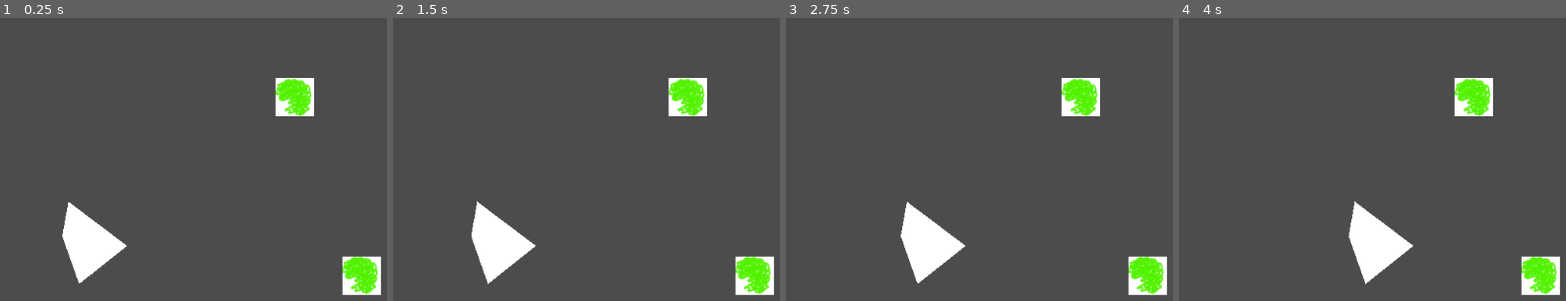
Above: before the commit, frames 1-4 (left to right).
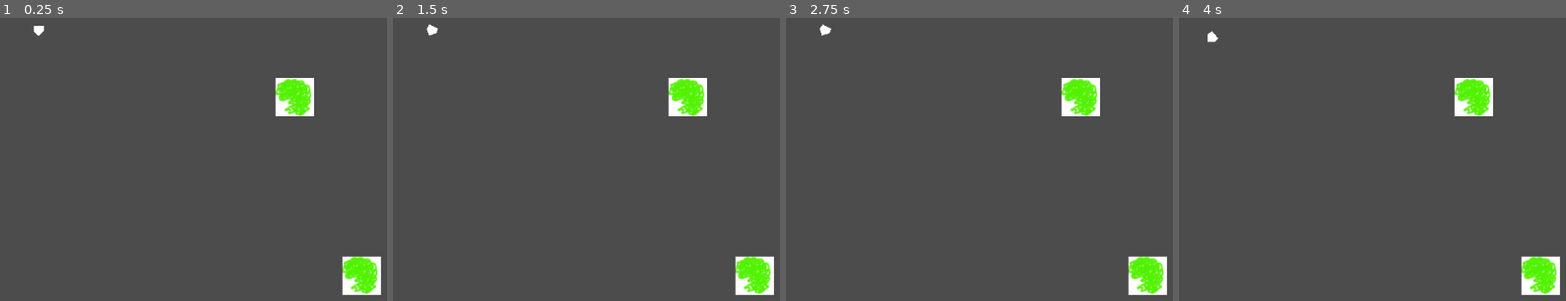
Above: after the commit, the same moments.

Repository: GameDrivenDesign/HareDerLage
Game: Godot game, scene res://game/game.tscn
Two runs of this game, one before a commit and one after it. Both use one fixed random seed, a clock stepped at 60 frames per second and the inputs below.
Inputs:
- Up to frame 1 (0.25 s): no input
- Up to frame 2 (1.5 s): hold D (right) 0.53-1.28 s; hold A (left) from 1.28 s (still down)
- Up to frame 3 (2.75 s): release A (left) at 2.03 s; hold D (right) from 2.03 s (still down)
- Up to frame 4 (4 s): release D (right) at 2.78 s; hold W (up) 2.78-3.53 s; hold A (left) from 3.53 s (still down)

The runs differ from the first frame. In frame 1, 2.5% of the frame differs, in the area x 8-33%, y 2-94%; in frame 2, 2.5%; in frame 3, 2.5%; in frame 4, 2.5%, in the area x 7-61%, y 4-95%.

Commit message:
add spaceship to game scene

Diff:
--- a/game/game.tscn
+++ b/game/game.tscn
@@ -1,14 +1,9 @@
-[gd_scene load_steps=4 format=2]
+[gd_scene load_steps=3 format=2]
 
 [ext_resource path="res://comet/comet.tscn" type="PackedScene" id=1]
-[ext_resource path="res://game/test.gd" type="Script" id=2]
+[ext_resource path="res://spaceship.tscn" type="PackedScene" id=2]
 
-[sub_resource type="CircleShape2D" id=1]
-
-custom_solver_bias = 0.0
-radius = 50.0
-
-[node name="Node2D" type="Node2D"]
+[node name="Node2D" type="Node2D" index="0"]
 
 [node name="RigidBody2D" parent="." index="0" instance=ExtResource( 1 )]
 
@@ -18,46 +13,4 @@
 
 position = Vector2( 487.563, 357.535 )
 
-[node name="RigidBody2D3" type="RigidBody2D" parent="." index="2"]
-
-position = Vector2( 133, 309 )
-input_pickable = false
-collision_layer = 1
-collision_mask = 1
-mode = 0
-mass = 1.0
-friction = 1.0
-bounce = 0.0
-gravity_scale = 1.0
-custom_integrator = false
-continuous_cd = 0
-contacts_reported = 0
-contact_monitor = false
-sleeping = false
-can_sleep = true
-linear_velocity = Vector2( 0, 0 )
-linear_damp = -1.0
-angular_velocity = 0.0
-angular_damp = -1.0
-script = ExtResource( 2 )
-
-[node name="Polygon2D" type="Polygon2D" parent="RigidBody2D3" index="0"]
-
-position = Vector2( -589.117, -240.822 )
-polygon = PoolVector2Array( 554.415, 238.315, 562.376, 193.203, 638.669, 250.92, 576.308, 300.677 )
-uv = PoolVector2Array(  )
-color = Color( 1, 1, 1, 1 )
-vertex_colors = PoolColorArray(  )
-offset = Vector2( 0, 0 )
-antialiased = false
-texture = null
-texture_offset = Vector2( 0, 0 )
-texture_scale = Vector2( 1, 1 )
-texture_rotation_degrees = 0.0
-invert_enable = false
-invert_border = 100.0
-
-[node name="CollisionShape2D" type="CollisionShape2D" parent="RigidBody2D3" index="1"]
-
-position = Vector2( 1.33514e-05, 9.28787 )
-shape = SubResource( 1 )
+[node name="spaceship" parent="." index="2" instance=ExtResource( 2 )]
--- a/game/test.gd
+++ /dev/null
@@ -1,9 +0,0 @@
-extends RigidBody2D
-
-const velocity = Vector2(20, 0)
-
-func _ready():
-    set_applied_force(velocity)
-
-func _physics_process(delta):
-	pass
--- a/spaceship.gd
+++ b/spaceship.gd
@@ -2,7 +2,7 @@
 
 var torque = 100
 var speed = 20
-var handling = 20
+var handling = 0
 
 func _physics_process(delta):
 
--- a/spaceship.tscn
+++ b/spaceship.tscn
@@ -7,7 +7,7 @@
 custom_solver_bias = 0.0
 extents = Vector2( 10, 10 )
 
-[node name="spaceship" type="RigidBody2D" index="0"]
+[node name="spaceship" type="RigidBody2D"]
 
 position = Vector2( 68.1816, 37.7621 )
 input_pickable = false
Not shown, removed: .gd
